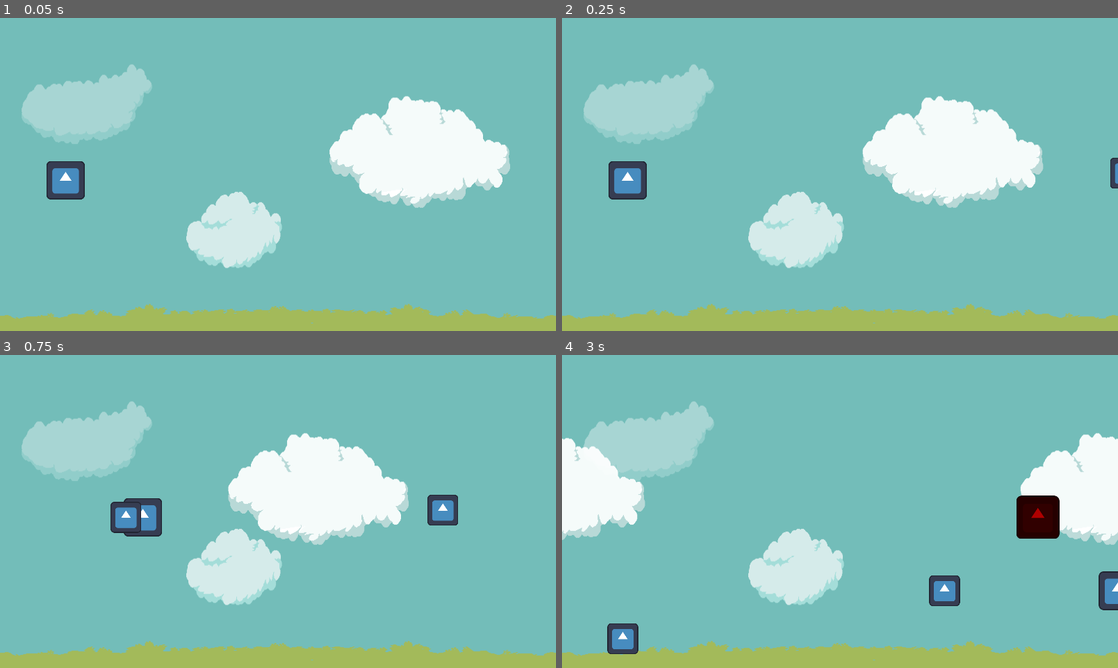
Above: before the commit, frames 1-4 (two rows, left to right).
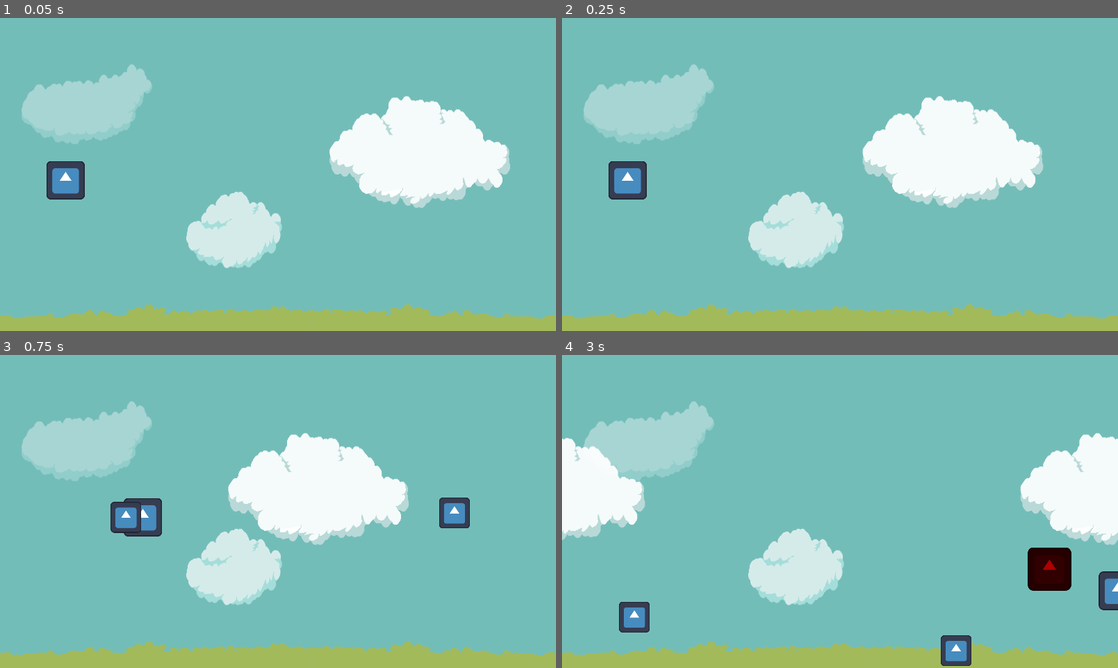
Above: after the commit, the same moments.

Repository: NxKuma/ISCS_Shooter
Game: Godot game, scene res://Scene/main.tscn
Two runs of this game, one before a commit and one after it. Both use one fixed random seed, a clock stepped at 60 frames per second and the inputs below. The engine's default icon, where the game draws it, is replaced by a stand-in: a white triangle on a blue panel in a dark square.
Inputs:
- Up to frame 1 (0.05 s): no input
- Up to frame 2 (0.25 s): no input
- Up to frame 3 (0.75 s): hold D (Right) from 0.53 s (still down); tap Space (Shoot) at 0.6 s
- Up to frame 4 (3 s): release D (Right) at 1.28 s; hold S (Down) 1.28-2.03 s; tap Space (Shoot) at 1.35, 2.1, 2.85 s; hold D (Right) 2.03-2.78 s; hold W (Up) from 2.78 s (still down)

Frame 1 is identical in both runs. In frame 2, 0.1% of the frame differs, in the area x 98-100%, y 44-55%; in frame 3, 0.7%; in frame 4, 4.2%, in the area x 8-92%, y 44-100%.

Commit message:
edited lizard enemy
deletes lizard enemy if too far out of screen

Diff:
--- a/Scene/main.tscn
+++ b/Scene/main.tscn
@@ -12,4 +12,4 @@
 position = Vector2(136, 336)
 
 [node name="LizardEnemy" parent="." instance=ExtResource("3_862p7")]
-position = Vector2(1286, 318)
+position = Vector2(1310, 326)
--- a/Script/lizard_enemy.gd
+++ b/Script/lizard_enemy.gd
@@ -2,15 +2,23 @@
 
 @export var speed = 100.0
 @export var direction = Vector2.LEFT
-var shootspeed = 50
+var shoot_speed = 50
+var screen_size
 const PROJECTILE = preload("res://Scene/projectile.tscn")
+
+func _ready():
+	screen_size = get_viewport_rect().size
 
 func _process(delta: float) -> void:
 	translate(direction * speed * delta)
-	global_position.y += sin(position.x * delta) * 6
+	global_position.y += sin(global_position.x * delta) * 6
 
-	if Engine.get_process_frames() % shootspeed == 0:
+	if Engine.get_process_frames() % shoot_speed == 0:
 		shoot()
+
+	#deletes the lizard instance when it is sufficiently out of screen
+	if global_position < (Vector2.ZERO + Vector2(-300,-300)) or global_position > (screen_size + Vector2(300,300)):
+		queue_free()
 
 
 func shoot():
